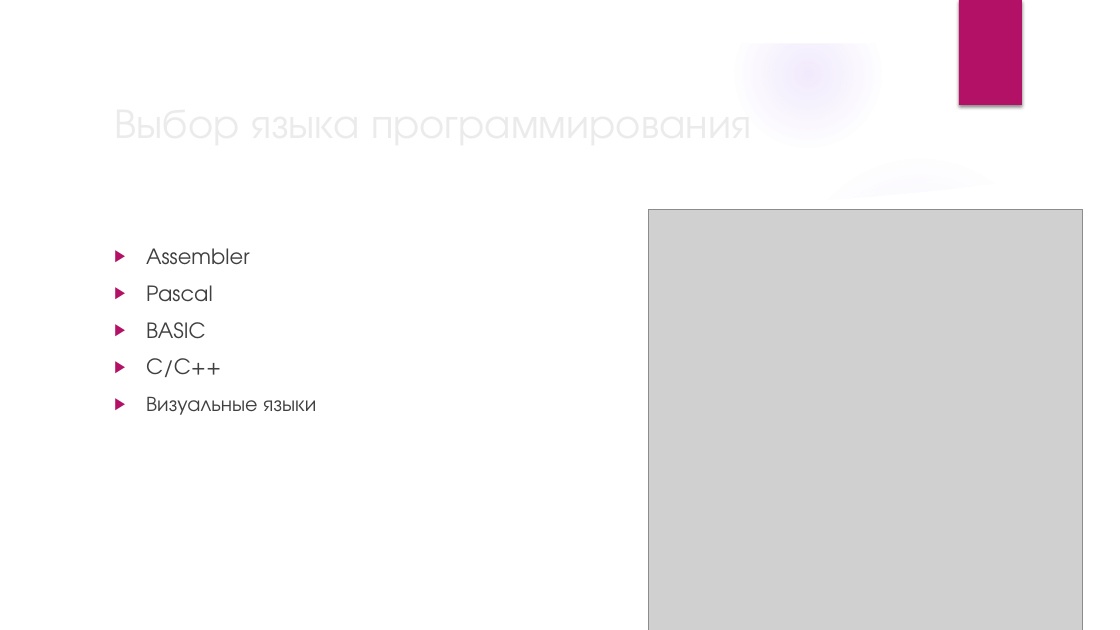
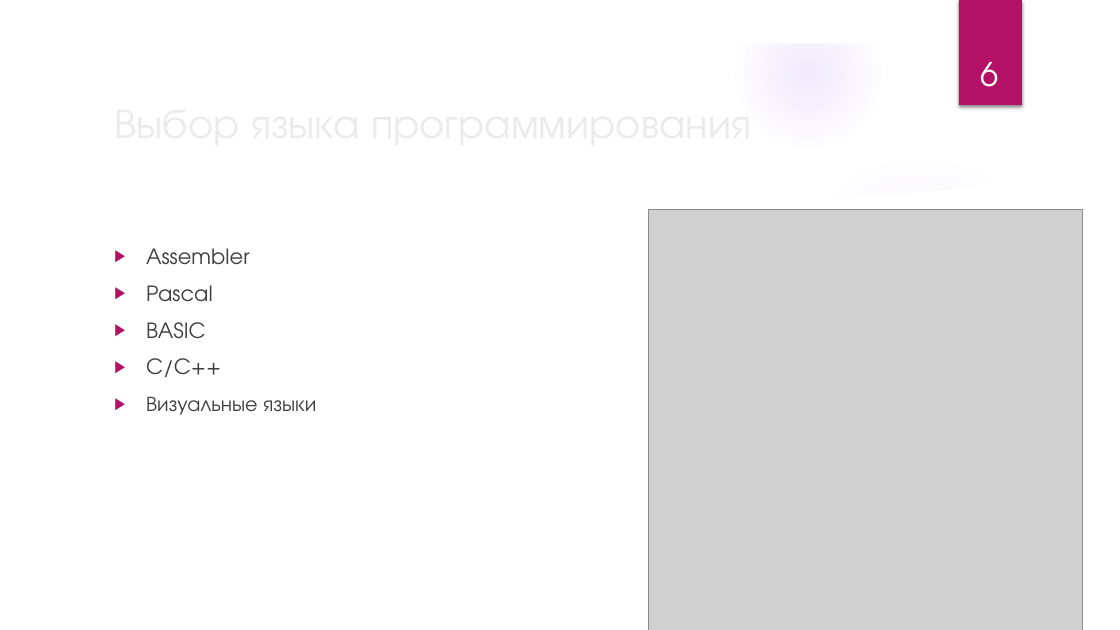
Before and after one commit to VitSaf/kursovaya, a slide deck: slide 6 of диплом.pptx (slide 5 before the commit). Drawn at 1120x630 pixels with LibreOffice and Linux fonts; fonts in the diff are those of the drawing; grey boxes stand for pictures; background and template pictures are left out. Boxes give left, top, right and bottom in pixels: in the first picture for what was removed or moved away, otherwise in the second. Text is boxed around its words. In the diff, an @@ line names an element or a change of style, - is before the commit and + after.

```diff
--- a/диплом.pptx
+++ b/диплом.pptx
@@ page number added at (980, 62, 998, 87), 28 pt, text #FFFFFF @@
+6
```
Also in this commit, not shown: 13 other slides changed, 1 other file.
